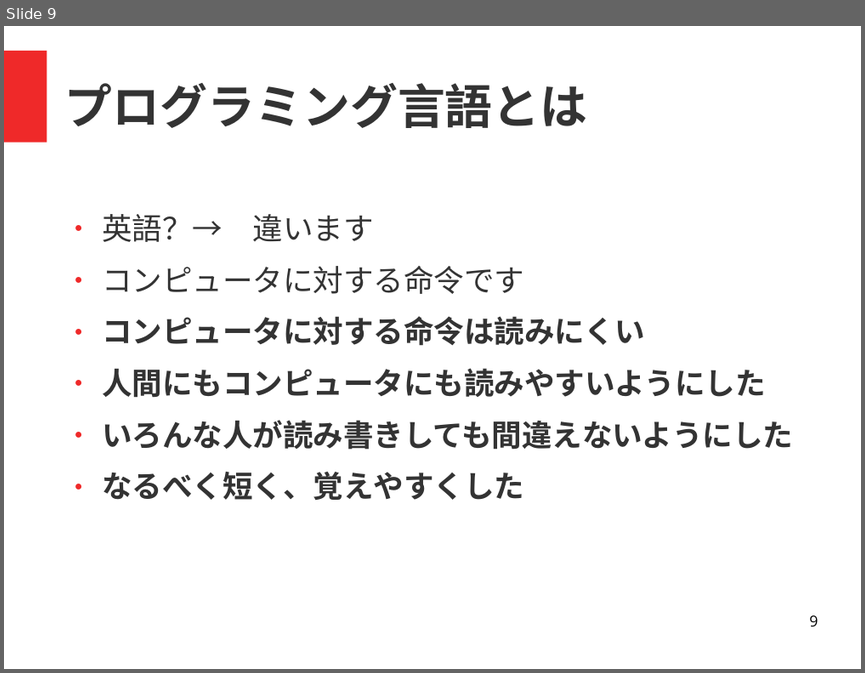
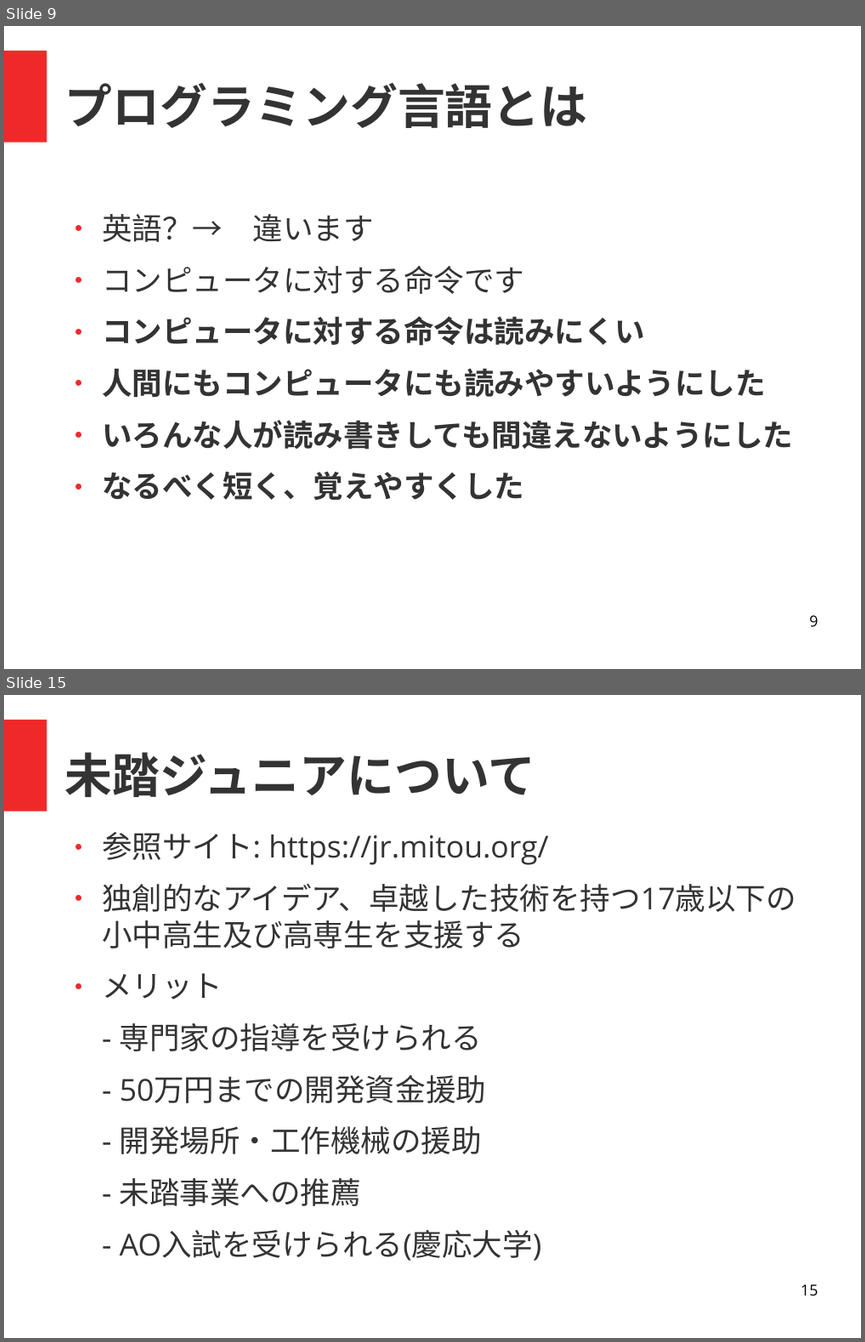
Before and after one commit to coderdojo-nada/resource, a slide deck: guide/coderdojo-nada紹介.odp. Shown one above the other, each under a label of ours: slide 9 before the commit, slides 9 and 15 after it; the slides between them are not shown. The pictures are 865x673 and 865x1342 pixels, drawn with LibreOffice and Linux fonts; fonts in the diff are those of the drawing. Boxes give left, top, right and bottom in pixels: in the first picture for what was removed or moved away, otherwise in the second. Text is boxed around its words. In the diff, an @@ line names an element or a change of style, - is before the commit and + after.

```diff
--- a/guide/coderdojo-nada紹介.odp
+++ b/guide/coderdojo-nada紹介.odp
@@ slide 15 added at (x1=4, y1=695, x2=861, y2=1338), background #FFFFFF; not listed: 1 template element that a slide beside it also shows @@
@@ title added at (x1=65, y1=752, x2=535, y2=797), 44 pt, text #333333, bold @@
+未踏ジュニアについて
@@ text added at (x1=102, y1=832, x2=795, y2=1260), 28 pt, text #333333 @@
+● 参照サイト: https://jr.mitou.org/
+● 独創的なアイデア、卓越した技術を持つ17歳以下の小中高生及び高専生を支援する
+● メリット
+- 専門家の指導を受けられる
+- 50万円までの開発資金援助
+- 開発場所・工作機械の援助
+- 未踏事業への推薦
+- AO入試を受けられる(慶応大学)
@@ page number added at (x1=800, y1=1284, x2=817, y2=1295), 14 pt, text #000000 @@
+15
```
Also in this commit, not shown: 4 slides changed, 2 other slides added.
